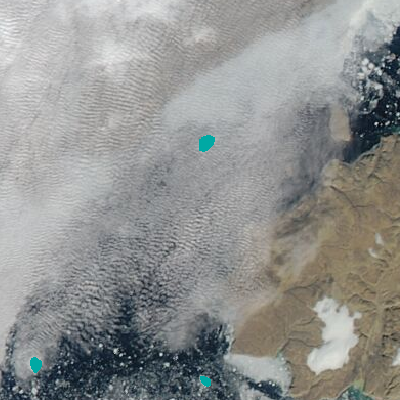
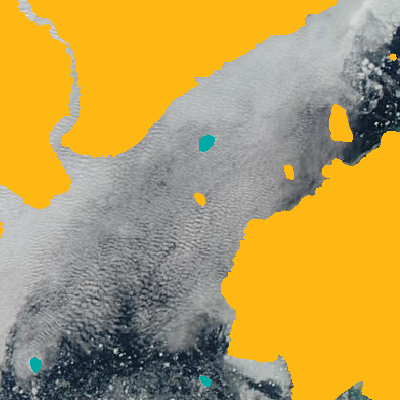
Layered file, before and after one edit (w=400, h=400). Changes by layer:
showed "landmask" (2nd of 2) over [0, 0, 400, 400]
